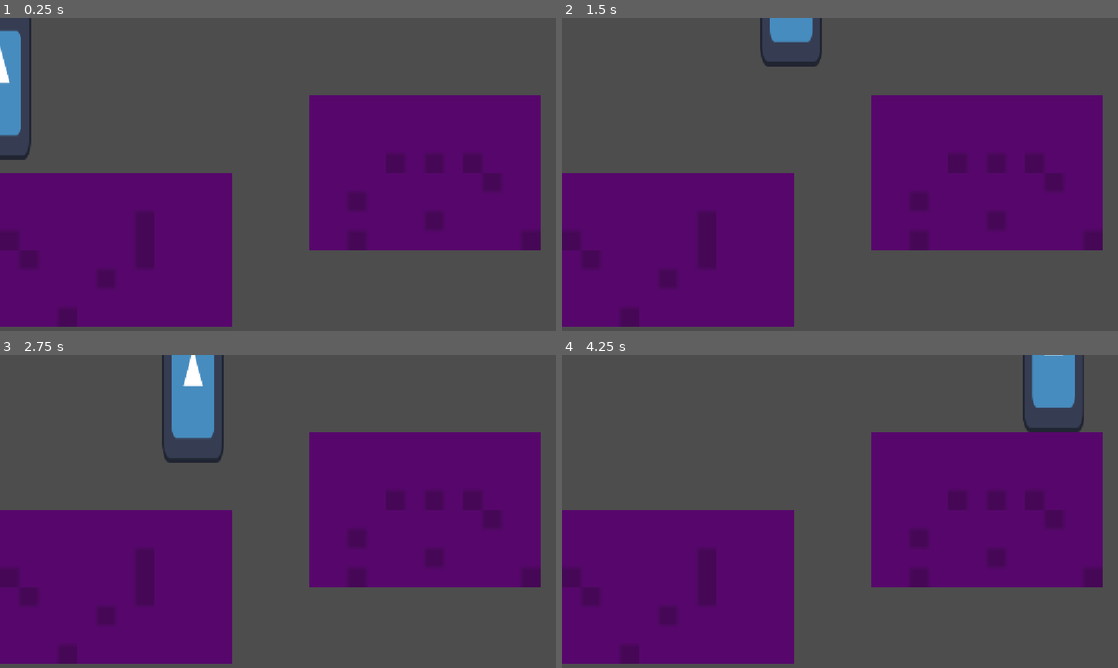
Above: before the commit, frames 1-4 (two rows, left to right).
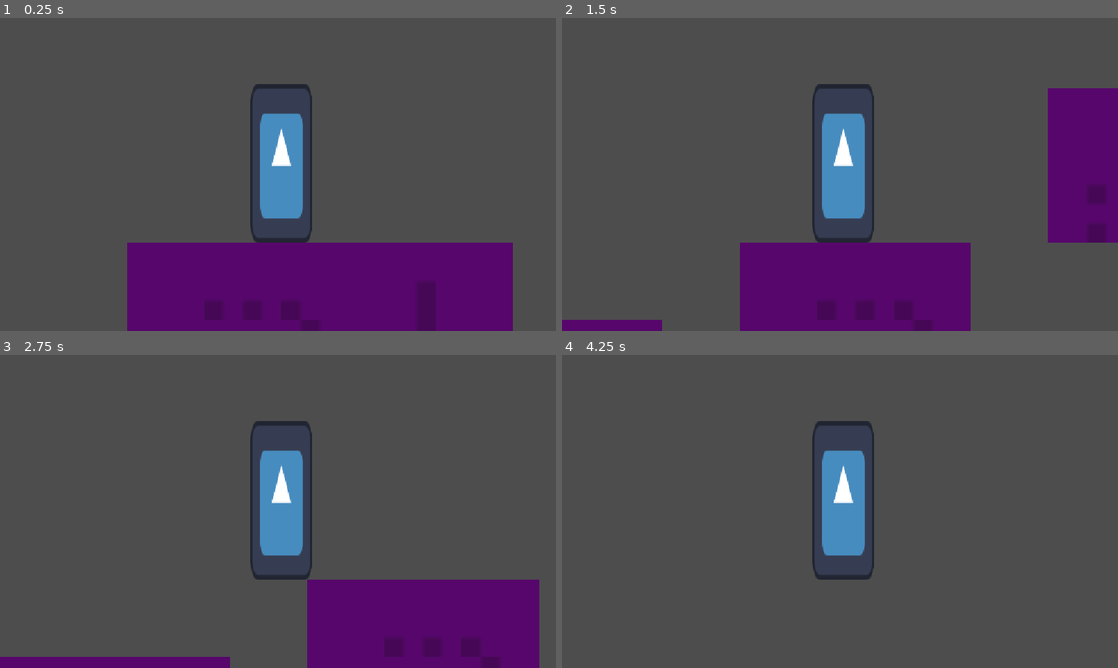
Above: after the commit, the same moments.

Repository: hippogriff101/jas-gam
Game: Godot game, scene res://main.tscn
The game is run twice, just before and just after one commit, with the same random seed, the same clock (stepped at 60 frames per second) and the same inputs. The engine's default icon, where the game draws it, is replaced by a stand-in: a white triangle on a blue panel in a dark square.
Inputs:
- Up to frame 1 (0.25 s): no input
- Up to frame 2 (1.5 s): hold D (right) from 0.53 s (still down); tap Space (jump) at 0.77 s
- Up to frame 3 (2.75 s): tap Space (jump) at 1.52 s; release D (right) at 2.03 s; hold A (left) from 2.03 s (still down)
- Up to frame 4 (4.25 s): release A (left) at 2.78 s; hold D (right) from 2.78 s (still down); tap Space (jump) at 3.02, 3.77 s

The runs differ from the first frame. In frame 1, 53% of the frame differs, in the area x 0-98%, y 0-100%; in frame 2, 48%; in frame 3, 56%; in frame 4, 46%.

Commit message:
camera & stuff

Diff:
--- a/main.tscn
+++ b/main.tscn
@@ -540,6 +540,9 @@
 position = Vector2(-0.5, 101)
 shape = SubResource("RectangleShape2D_g4v7s")
 
+[node name="Camera2D" type="Camera2D" parent="Player" unique_id=1561605299]
+position = Vector2(-7, 124)
+
 [node name="TileMapLayer" type="TileMapLayer" parent="." unique_id=29037564]
 scale = Vector2(10, 10)
 tile_map_data = PackedByteArray("AAAWAA0AAQAAAAAAAAD//wIAAQABAAAAAAAAAAIAAQACAAAAAAABAAIAAQADAAAAAAACAAIAAQAEAAAAAAD+/w …(3488 unchanged characters)…
--- a/player.gd
+++ b/player.gd
@@ -1,8 +1,8 @@
 extends CharacterBody2D
 
 
-const SPEED = 500.0
-const JUMP_VELOCITY = -650.0
+const SPEED = 900.0
+const JUMP_VELOCITY = -900.0
 
 
 func _physics_process(delta: float) -> void:
--- a/project.godot
+++ b/project.godot
@@ -49,6 +49,7 @@
 [physics]
 
 3d/physics_engine="Jolt Physics"
+2d/default_gravity=2500.0
 
 [rendering]
 
